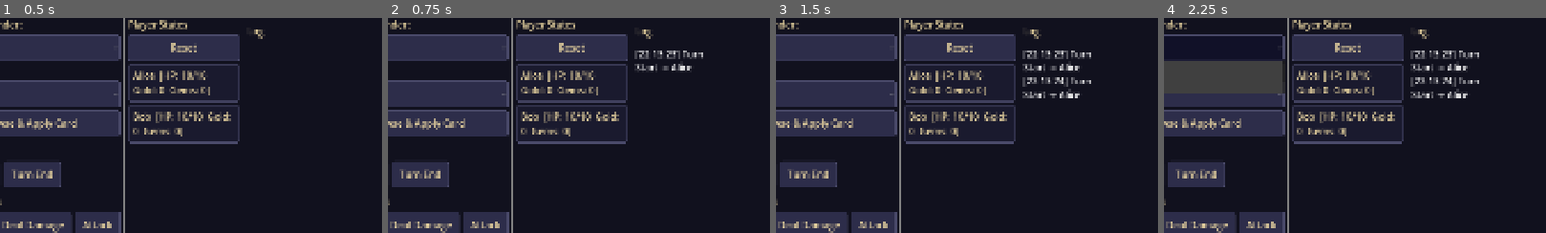
Above: before the commit, frames 1-4 (left to right).
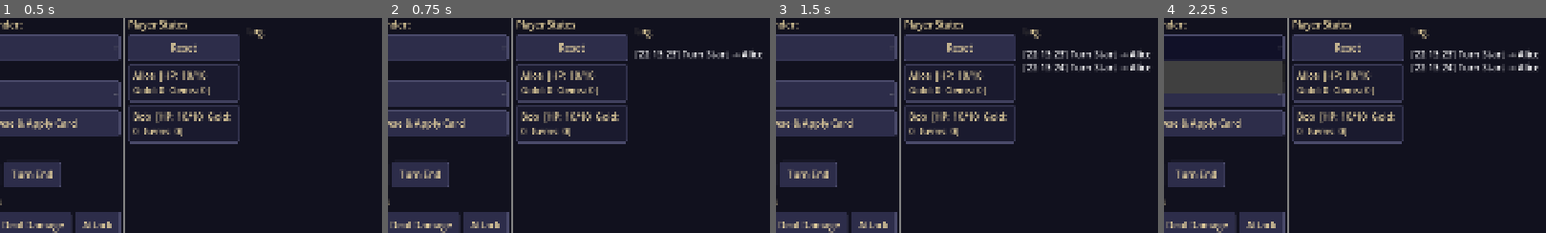
Above: after the commit, the same moments.

Repository: bogus998/KingOfTheHill
Game: Godot game, scene res://scenes/debug/card_sandbox.tscn
Same seed, same stepped clock (60 frames per second), same inputs: the game is played once before the commit and once after it. This scene is started directly instead of the project's main scene.
Inputs:
- Up to frame 1 (0.5 s): no input
- Up to frame 2 (0.75 s): click "Turn Start" at 0.5 s
- Up to frame 3 (1.5 s): click "Turn Start" at 1.25 s
- Up to frame 4 (2.25 s): click "Alice" at 2 s
The pictures show only the part of the screen within x 8-58%, y 0-50%; the shares and areas given below are measured in that part.

Frame 1 is identical in both runs. In frame 2, 0.6% of the frame differs, in the area x 64-98%, y 15-25%; in frame 3, 1.6%, in the area x 64-98%, y 15-38%; in frame 4, 1.6%.

Commit message:
Expand log container to fill available width in sandbox
Co-Authored-By: Claude Sonnet 4.6 <noreply@anthropic.com>

Diff:
--- a/scripts/debug/card_sandbox_controller.gd
+++ b/scripts/debug/card_sandbox_controller.gd
@@ -198,12 +198,14 @@
 	log_box.add_child(log_header)
 
 	var scroll := ScrollContainer.new()
+	scroll.size_flags_horizontal = Control.SIZE_EXPAND_FILL
 	scroll.size_flags_vertical = Control.SIZE_EXPAND_FILL
 	log_box.add_child(scroll)
 
 	_log = RichTextLabel.new()
 	_log.bbcode_enabled = true
 	_log.fit_content = true
+	_log.size_flags_horizontal = Control.SIZE_EXPAND_FILL
 	_log.custom_minimum_size.x = 200
 	scroll.add_child(_log)
 
@@ -344,7 +346,9 @@
 	if card.card_type == CardData.CardType.PERMANENT:
 		PlayerManager.add_card_to_hand(idx, card)
 	_effect_handler._on_card_purchased(idx, card)
-	_log_line("Applied [%s] to %s" % [card.card_name, PlayerManager.players[idx].player_name])
+	var type_str := "ONE_TIME" if card.card_type == CardData.CardType.ONE_TIME else "PERMANENT"
+	_log_line("Card triggered: %s (%s) on %s" % [card.card_name, type_str, PlayerManager.players[idx].player_name])
+	_log_line("  %s" % card.description)
 
 
 func _load_cards() -> void:
